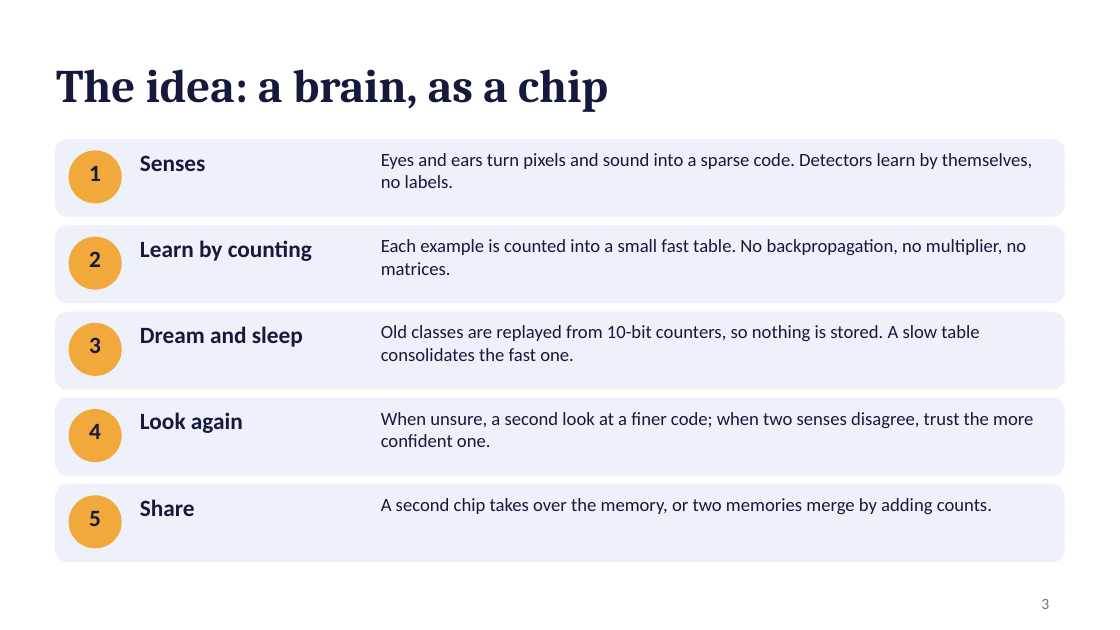
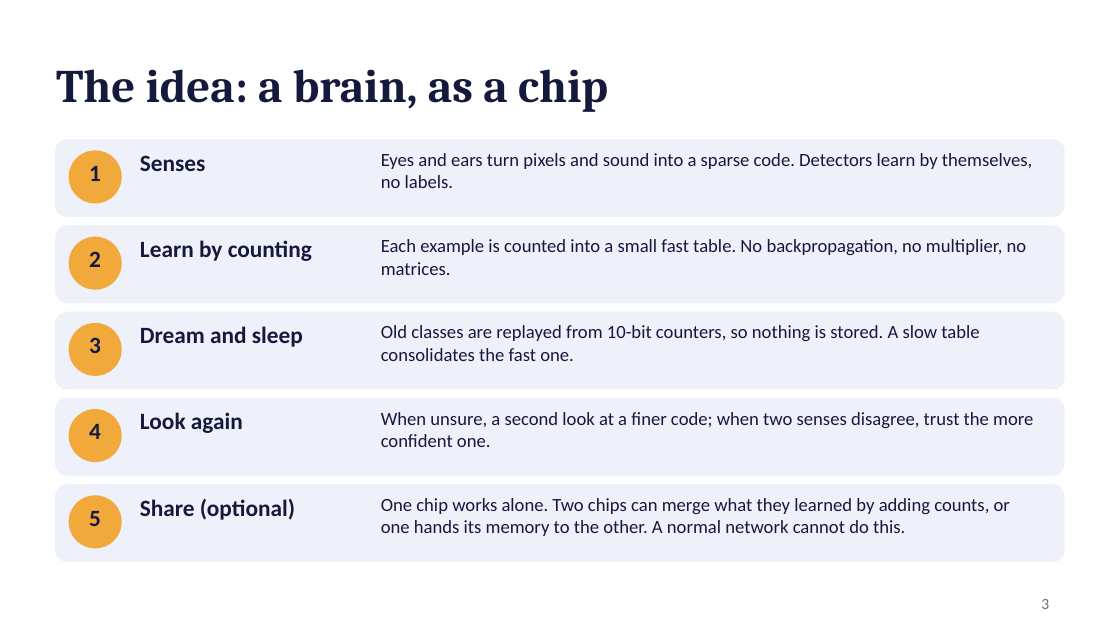
Before and after one commit to kurosaki11op-art/gpu2.0, a slide deck: slide 3 of docs/L_pitch_draft.pptx. Drawn at 1120x630 pixels with LibreOffice and Linux fonts; fonts in the diff are those of the drawing. Boxes give left, top, right and bottom in pixels: in the first picture for what was removed or moved away, otherwise in the second. Text is boxed around its words. In the diff, an @@ line names an element or a change of style, - is before the commit and + after.

```diff
--- a/docs/L_pitch_draft.pptx
+++ b/docs/L_pitch_draft.pptx
@@ text at (x1=140, y1=499, x2=295, y2=520): text changed @@
-Share
+Share (optional)
@@ text at (x1=381, y1=498, x2=1010, y2=536): text changed @@
-A second chip takes over the memory, or two memories merge by adding counts.
+One chip works alone. Two chips can merge what they learned by adding counts, or one hands its memory to the other. A normal network cannot do this.
```
Also in this commit, not shown: 1 other slide changed, 2 slides added, 2 other files.
